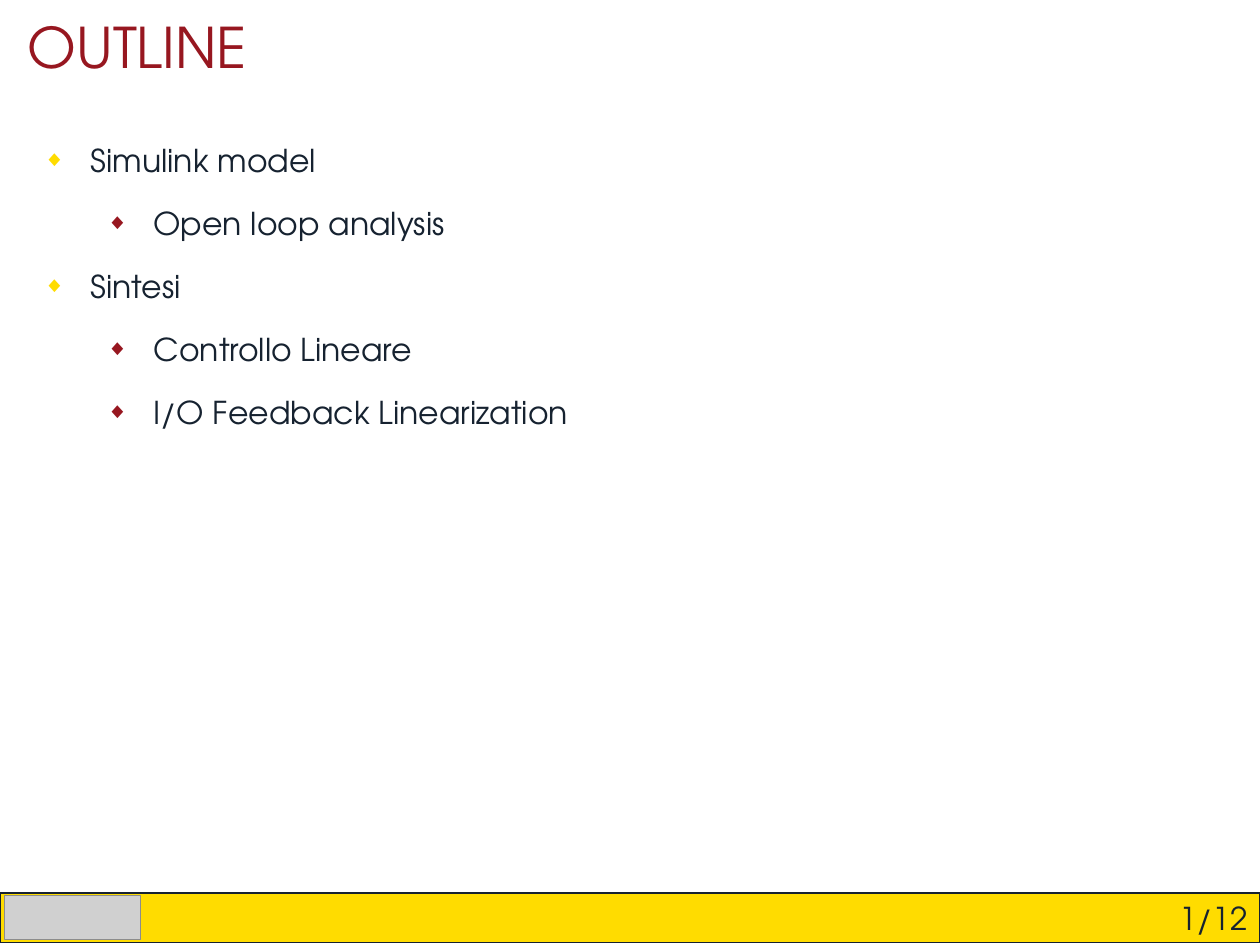
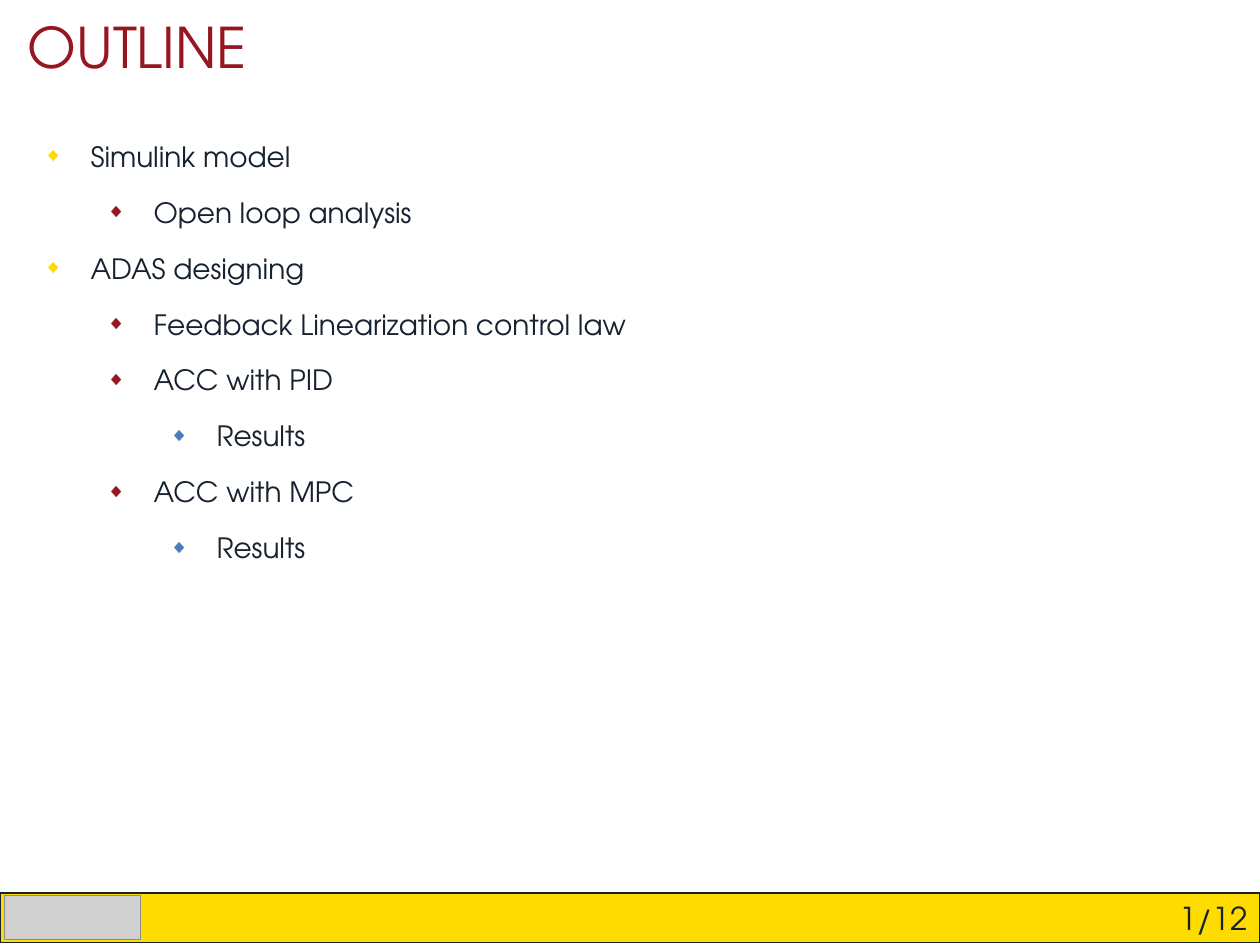
Before and after one commit to Arciro/CSAGV-project, a slide deck: slide 2 of Presentation.pptx. Drawn at 1260x945 pixels with LibreOffice and Linux fonts; fonts in the diff are those of the drawing; grey boxes stand for pictures. Boxes give left, top, right and bottom in pixels: in the first picture for what was removed or moved away, otherwise in the second. Text is boxed around its words. In the diff, an @@ line names an element or a change of style, - is before the commit and + after.

Commit message:
presentation added

```diff
--- a/Presentation.pptx
+++ b/Presentation.pptx
@@ text at [91,146,412,229]: size 18 to 16 pt in "Simulink model", "Open loop analysis" @@
@@ text at [91,258,626,559]: text changed; size 18 to 16 pt @@
-◆ Sintesi
-  ◆ Controllo Lineare
-  ◆ I/O Feedback Linearization
+◆ ADAS designing
+  ◆ Feedback Linearization control law
+  ◆ ACC with PID
+    ◆ Results
+  ◆ ACC with MPC
+    ◆ Results
```
Also in this commit, not shown: 4 slides added.
